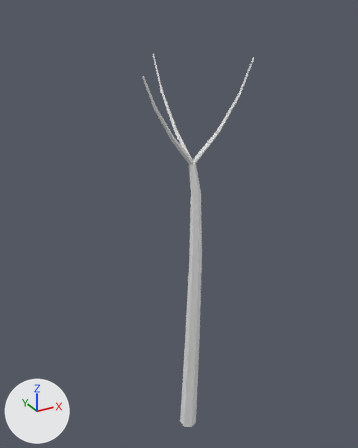
An edit to the OBJ model game/assets/models/plants/SM_Plant_CanopyTreeSapling_Trunk_LOD1.obj, drawn before and after from the same camera.
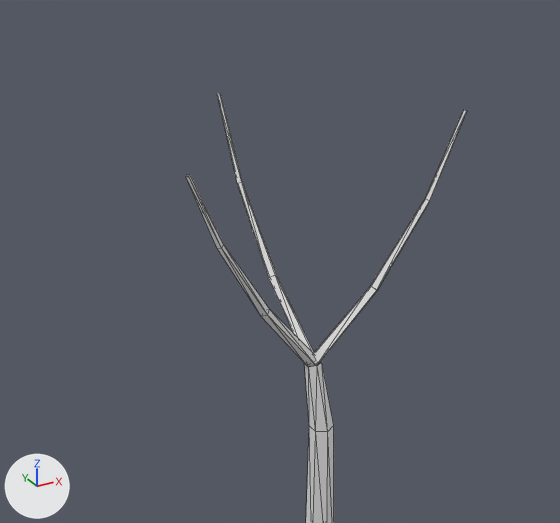
Old and new are each drawn whole from a 50 mm camera at (-8.37, -14.39, 16.84) aimed at (0.02, 0.86, 9.21) and again close up from a 50 mm camera at (-5.01, -8.25, 17.62) aimed at (0.69, 2.11, 12.44). Lighting does not change. The marker at lower left points along +X, +Y and +Z. The first two pictures are the older version. The close-ups show mesh edges as thin lines. Where no turn or scale is listed for an object, it has been applied to the vertices.

Before the edit, the objects in view are built like this:
```python
me_sm_plant_canopytreesapling_trunk_lod1 = bpy.data.meshes.new('SM_Plant_CanopyTreeSapling_Trunk_LOD1')
me_sm_plant_canopytreesapling_trunk_lod1.from_pydata(...)  # 78 vertices, 130 faces; spans x -1.7..2.3, y -0.4..2.2, z 0.0..15.3
ob_sm_plant_canopytreesapling_trunk_lod1 = bpy.data.objects.new('SM_Plant_CanopyTreeSapling_Trunk_LOD1', me_sm_plant_canopytreesapling_trunk_lod1)
ob_sm_plant_canopytreesapling_trunk_lod1.location = (0.0, 0.0, 0.0)
```
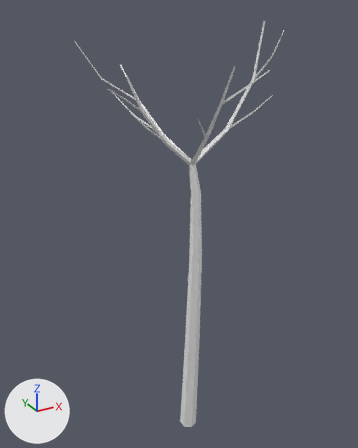
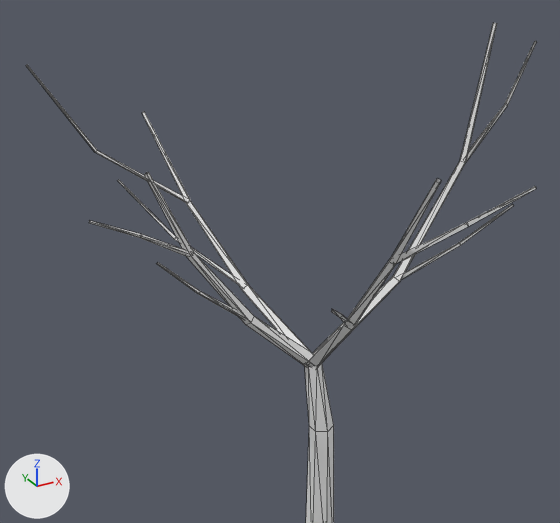
What differs and where, as boxes (x1, y1, x2, y2) in the close-ups (560 x 523 px):
'SM_Plant_CanopyTreeSapling_Trunk_LOD1', reshaped
    before: (186, 93, 467, 523)
    after: (26, 23, 536, 523)
part 1 of me_sm_plant_canopytreesapling_trunk_lod1, built on
    before: (217, 93, 376, 367)
    after: (26, 41, 536, 368)

The change, as a diff of the scene's bpy script:
```diff
--- a/game/assets/models/plants/SM_Plant_CanopyTreeSapling_Trunk_LOD1.obj.py
+++ b/game/assets/models/plants/SM_Plant_CanopyTreeSapling_Trunk_LOD1.obj.py
@@ me_sm_plant_canopytreesapling_trunk_lod1 @@
 # used by ob_sm_plant_canopytreesapling_trunk_lod1; location = (0.0, 0.0, 0.0)
-me_sm_plant_canopytreesapling_trunk_lod1.from_pydata(...)  # 78 vertices, 130 faces; spans x -1.7..2.3, y -0.4..2.2, z 0.0..15.3
+me_sm_plant_canopytreesapling_trunk_lod1.from_pydata(...)  # 166 vertices, 260 faces; spans x -3.0..3.6, y -3.0..3.4, z 0.0..16.4
+# me_sm_plant_canopytreesapling_trunk_lod1 part 1
+# 6 vertices are removed from x -0.7..0.0, y -0.1..2.2, z 11.8..15.3
+# 43 faces are deleted
+# 4 vertices in x 1.7..1.8, y -0.3..-0.2, z 14.0..14.1 move by (0.5, -0.1, 0.5)
+# 29 vertices move from x -1.7..2.3, y -0.3..2.2, z 11.8..15.3 to x -2.1..2.6, y -0.7..3.4, z 11.7..16.4
+# 94 vertices are added at x -3.0..3.6, y -3.0..3.4, z 11.7..16.1
+# 173 new faces join them
```
